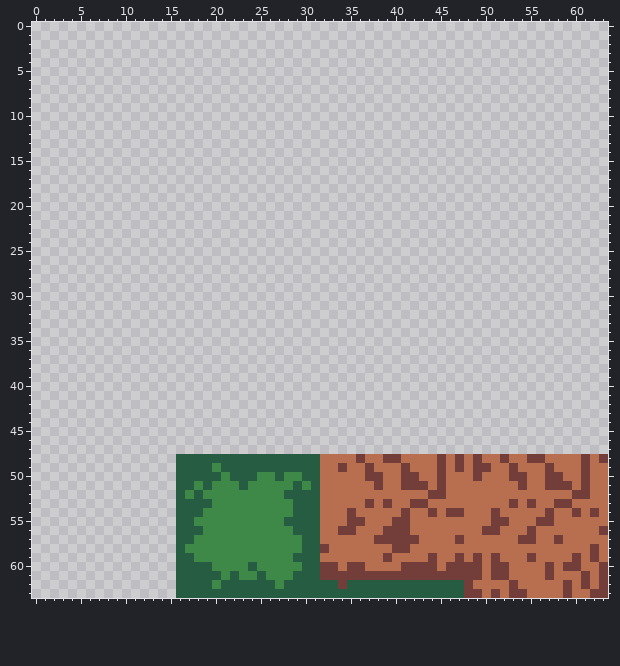
Two versions of one pixel-art file, assets/tiles/testing/test_tilemap.aseprite. The picture above was drawn from the file before the commit.
64x64 pixels, 1 frame. The old version is drawn lined up with the new one.
New version:
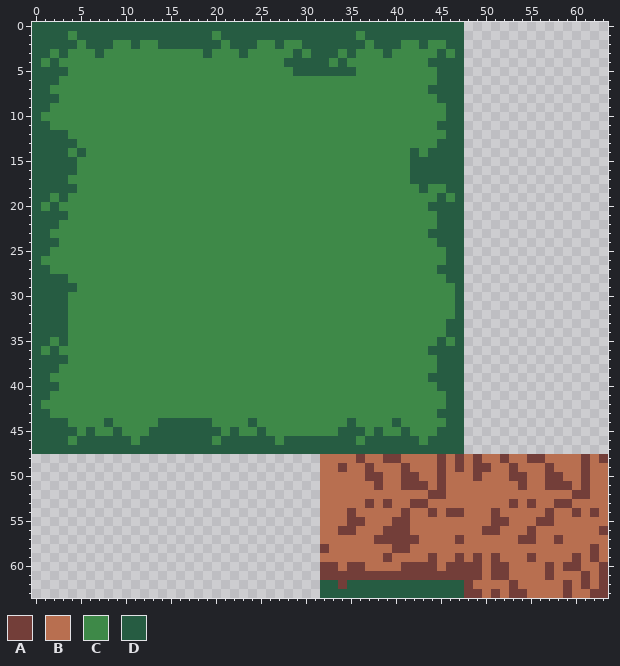
Palette (. is transparent): A #733e39  B #b86f50  C #3e8948  D #265c42
What changed:
whole drawing moved by +16,+48 (the old picture is shown already moved)
Changed rows in their new state; - is an unchanged pixel.
first column x 0:
 0 DDDDDDDDDDDDDDDDDDDDDDDDDDDDDDDDDDDDDDDDDDDDDDDD
 1 DDDDCDDDDDDDDDDDDDDDCDDDDDDDDDDDDDDDCDDDDDDDDDDD
 2 DDDDDCDDDCCDCCDDDDDDDCDDDCCDCCDDDDDDDCDDDCCDCCDD
 3 DDCDCCCDCCCCCCCCCCCDCCCDCCCCCDCDDDCDCCCDCCCCCDCD
 4 DCDCCCCCCCCCCCCCCCCCCCCCCCCCDDDDDCDCCCCCCCCCDDDD
 5 DDDDCCCCCCCCCCCCCCCCCCCCCCCCCDDDDDDDCCCCCCCCCDDD
 6 DDDCCCCCCCCCCCCCCCCCCCCCCCCCCCCCCCCCCCCCCCCCCDDD
 7 DDCCCCCCCCCCCCCCCCCCCCCCCCCCCCCCCCCCCCCCCCCCDDDD
 8 DDDCCCCCCCCCCCCCCCCCCCCCCCCCCCCCCCCCCCCCCCCCCDDD
 9 DDCCCCCCCCCCCCCCCCCCCCCCCCCCCCCCCCCCCCCCCCCCCCDD
10 DCCCCCCCCCCCCCCCCCCCCCCCCCCCCCCCCCCCCCCCCCCCCCDD
11 DDCCCCCCCCCCCCCCCCCCCCCCCCCCCCCCCCCCCCCCCCCCCDDD
12 DDDDCCCCCCCCCCCCCCCCCCCCCCCCCCCCCCCCCCCCCCCCCCDD
13 DDDDDCCCCCCCCCCCCCCCCCCCCCCCCCCCCCCCCCCCCCCCCDDD
14 DDDDCDCCCCCCCCCCCCCCCCCCCCCCCCCCCCCCCCCCCCDCDDDD
15 DDDDDCCCCCCCCCCCCCCCCCCCCCCCCCCCCCCCCCCCCCDDDDDD
16 DDDDDCCCCCCCCCCCCCCCCCCCCCCCCCCCCCCCCCCCCCDDDDDD
17 DDDDCCCCCCCCCCCCCCCCCCCCCCCCCCCCCCCCCCCCCCDDDDDD
18 DDDDDCCCCCCCCCCCCCCCCCCCCCCCCCCCCCCCCCCCCCCDCCDD
19 DDCDCCCCCCCCCCCCCCCCCCCCCCCCCCCCCCCCCCCCCCCCCDCD
20 DCDCCCCCCCCCCCCCCCCCCCCCCCCCCCCCCCCCCCCCCCCCDDDD
21 DDDDCCCCCCCCCCCCCCCCCCCCCCCCCCCCCCCCCCCCCCCCCDDD
22 DDDCCCCCCCCCCCCCCCCCCCCCCCCCCCCCCCCCCCCCCCCCCDDD
23 DDCCCCCCCCCCCCCCCCCCCCCCCCCCCCCCCCCCCCCCCCCCDDDD
24 DDDCCCCCCCCCCCCCCCCCCCCCCCCCCCCCCCCCCCCCCCCCCDDD
25 DDCCCCCCCCCCCCCCCCCCCCCCCCCCCCCCCCCCCCCCCCCCCCDD
26 DCCCCCCCCCCCCCCCCCCCCCCCCCCCCCCCCCCCCCCCCCCCCCDD
27 DDCCCCCCCCCCCCCCCCCCCCCCCCCCCCCCCCCCCCCCCCCCCDDD
28 DDDDCCCCCCCCCCCCCCCCCCCCCCCCCCCCCCCCCCCCCCCCCCDD
29 DDDDDCCCCCCCCCCCCCCCCCCCCCCCCCCCCCCCCCCCCCCCCCCD
30 DDDDCCCCCCCCCCCCCCCCCCCCCCCCCCCCCCCCCCCCCCCCCCCD
31 DDDDCCCCCCCCCCCCCCCCCCCCCCCCCCCCCCCCCCCCCCCCCCCD
32 DDDDCCCCCCCCCCCCCCCCCCCCCCCCCCCCCCCCCCCCCCCCCCCD
33 DDDDCCCCCCCCCCCCCCCCCCCCCCCCCCCCCCCCCCCCCCCCCCDD
34 DDDDCCCCCCCCCCCCCCCCCCCCCCCCCCCCCCCCCCCCCCCCCCDD
35 DDCDCCCCCCCCCCCCCCCCCCCCCCCCCCCCCCCCCCCCCCCCCDCD
36 DCDCCCCCCCCCCCCCCCCCCCCCCCCCCCCCCCCCCCCCCCCCDDDD
37 DDDDCCCCCCCCCCCCCCCCCCCCCCCCCCCCCCCCCCCCCCCCCDDD
38 DDDCCCCCCCCCCCCCCCCCCCCCCCCCCCCCCCCCCCCCCCCCCDDD
39 DDCCCCCCCCCCCCCCCCCCCCCCCCCCCCCCCCCCCCCCCCCCDDDD
40 DDDCCCCCCCCCCCCCCCCCCCCCCCCCCCCCCCCCCCCCCCCCCDDD
41 DDCCCCCCCCCCCCCCCCCCCCCCCCCCCCCCCCCCCCCCCCCCCCDD
42 DCCCCCCCCCCCCCCCCCCCCCCCCCCCCCCCCCCCCCCCCCCCCCDD
43 DDCCCCCCCCCCCCCCCCCCCCCCCCCCCCCCCCCCCCCCCCCCCDDD
44 DDDDCCCCDCCCCCDDDDDDCCCCDCCCCCCCCCCDCCCCDCCCCCDD
45 DDDDDCDCCDCCCDDDDDDDDCDCCDCCCCCCCCDDDCDCCDCCCDDD
46 DDDDCDDDDDDCDDDDDDDDCDDDDDDCDDDDDDDDCDDDDDDCDDDD
47 DDDDDDDDDDDDDDDDDDDDDDDDDDDDDDDDDDDDDDDDDDDDDDDD
48 ----------------................----------------
49 ----------------................----------------
50 ----------------................----------------
51 ----------------................----------------
52 ----------------................----------------
53 ----------------................----------------
54 ----------------................----------------
55 ----------------................----------------
56 ----------------................----------------
57 ----------------................----------------
58 ----------------................----------------
59 ----------------................----------------
60 ----------------................----------------
61 ----------------................----------------
62 ----------------................----------------
63 ----------------................----------------
Pixel boxes of the changes (left, top, right, bottom) in both pictures:
changed: (32, 22, 464, 598)
